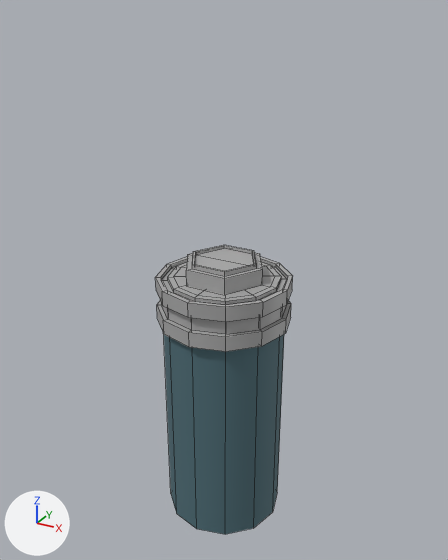
A saved change to the FBX model Assets/Art/Meshes/Props/SM_Forge_Structure_B.fbx.
Camera for both pictures: a 50 mm camera at (4.71, -8.56, 4.47) aimed at (-0.06, 0.11, 0.14). The axes (+X, +Y, +Z) are drawn at lower left. The lights are the same throughout. Mesh edges are drawn as thin lines. Where no turn or scale is listed for an object, it has been applied to the vertices.

The older version as bpy lines, for what is in view:
```python
me_mesh = bpy.data.meshes.new('Mesh')
me_mesh.from_pydata(...)  # 24 vertices, 12 faces; spans x -1.08..1.08, y -1.08..1.08, z -4.5..0.0
me_mesh.materials.append(mat_blinn1)  # dark cyan #4d6c75
me_mesh_001 = bpy.data.meshes.new('Mesh.001')
me_mesh_001.from_pydata(...)  # 109 vertices, 108 faces; spans x -1.17..1.17, y -1.17..1.17, z -0.53..0.0
me_mesh_001.materials.append(mat_standardsurface1)  # grey #aaaaaa
me_mesh_002 = bpy.data.meshes.new('Mesh.002')
me_mesh_002.from_pydata(...)  # 121 vertices, 116 faces; spans x -1.17..1.17, y -1.17..1.17, z 0.0..0.6
me_mesh_002.materials.append(mat_standardsurface1)  # grey #aaaaaa
ob_sm_base_ceiling = bpy.data.objects.new('SM_Base_Ceiling', me_mesh_001)
ob_sm_base_ceiling.location = (0.0, 0.0, 0.0)
ob_sm_base_inner = bpy.data.objects.new('SM_Base_Inner', me_mesh_002)
ob_sm_base_inner.location = (0.0, 0.0, 0.0)
ob_sm_shield_mesh = bpy.data.objects.new('SM_Shield_Mesh', me_mesh)
ob_sm_shield_mesh.location = (0.0, 0.0, 0.0)
```
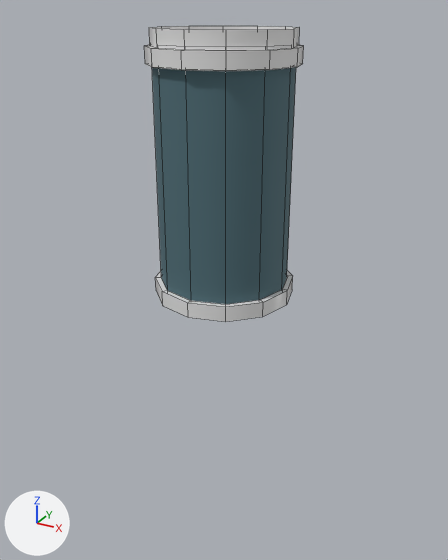
Where the newer file only moved an object's origin or applied its transform, the numbers keep the older frame.

What changed in the scene script:
```text
Add mat_aistandardsurface1:
    mat_aistandardsurface1 = principled_material('aiStandardSurface1')
    mat_aistandardsurface1.base_color = (0.8, 0.8, 0.8)  # white #e7e7e7
    mat_aistandardsurface1.roughness = 0.2
Change me_mesh_001:
    where me_mesh_001.from_pydata(...)  # 109 vertices, 108 faces; spans x -1.17..1.17, y -1.17..1.17, z -0.53..0.0
    remove me_mesh_001.materials.append(mat_standardsurface1)  # grey #aaaaaa
    add me_mesh_001.materials.append(mat_aistandardsurface1)  # white #e7e7e7
Change me_mesh_002:
    where me_mesh_002.from_pydata(...)  # 121 vertices, 116 faces; spans x -1.17..1.17, y -1.17..1.17, z 0.0..0.6
    remove me_mesh_002.materials.append(mat_standardsurface1)  # grey #aaaaaa
    add me_mesh_002.materials.append(mat_aistandardsurface1)  # white #e7e7e7
Change me_mesh:
    where me_mesh.from_pydata(...)  # 24 vertices, 12 faces; spans x -1.08..1.08, y -1.08..1.08, z -4.5..0.0
    used by ob_sm_shield_mesh; location = (0.0, 0.0, 0.0)
    me_mesh part 1: the whole mesh is scaled about its middle by (1, 1, 0.889), then moved by (0.0, 0.0, 4.25)
Change ob_sm_base_ceiling:
    ob_sm_base_ceiling.location: (0.0, 0.0, 0.0) -> (0.0, 0.0, 4.21)
```

What differs and where, as boxes (x1, y1, x2, y2) in the pictures (448 x 560 px):
'SM_Shield_Mesh', mesh rescaled: before (164, 334, 284, 534); after (152, 67, 296, 304)
'SM_Base_Ceiling', recoloured, moved: before (157, 300, 291, 352); after (144, 26, 304, 71)
'SM_Base_Inner', recoloured: (155, 245, 293, 322) in both
